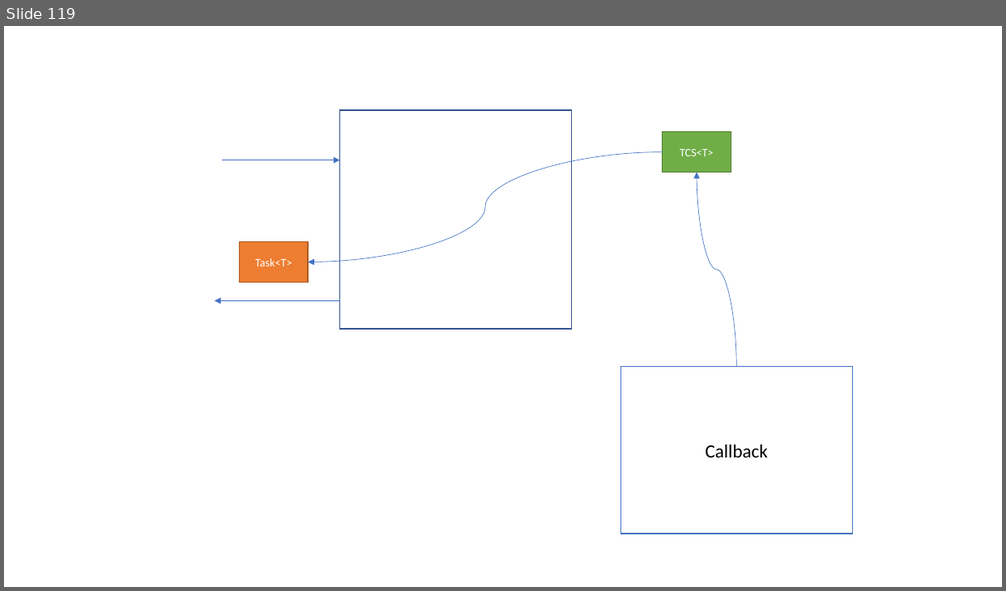
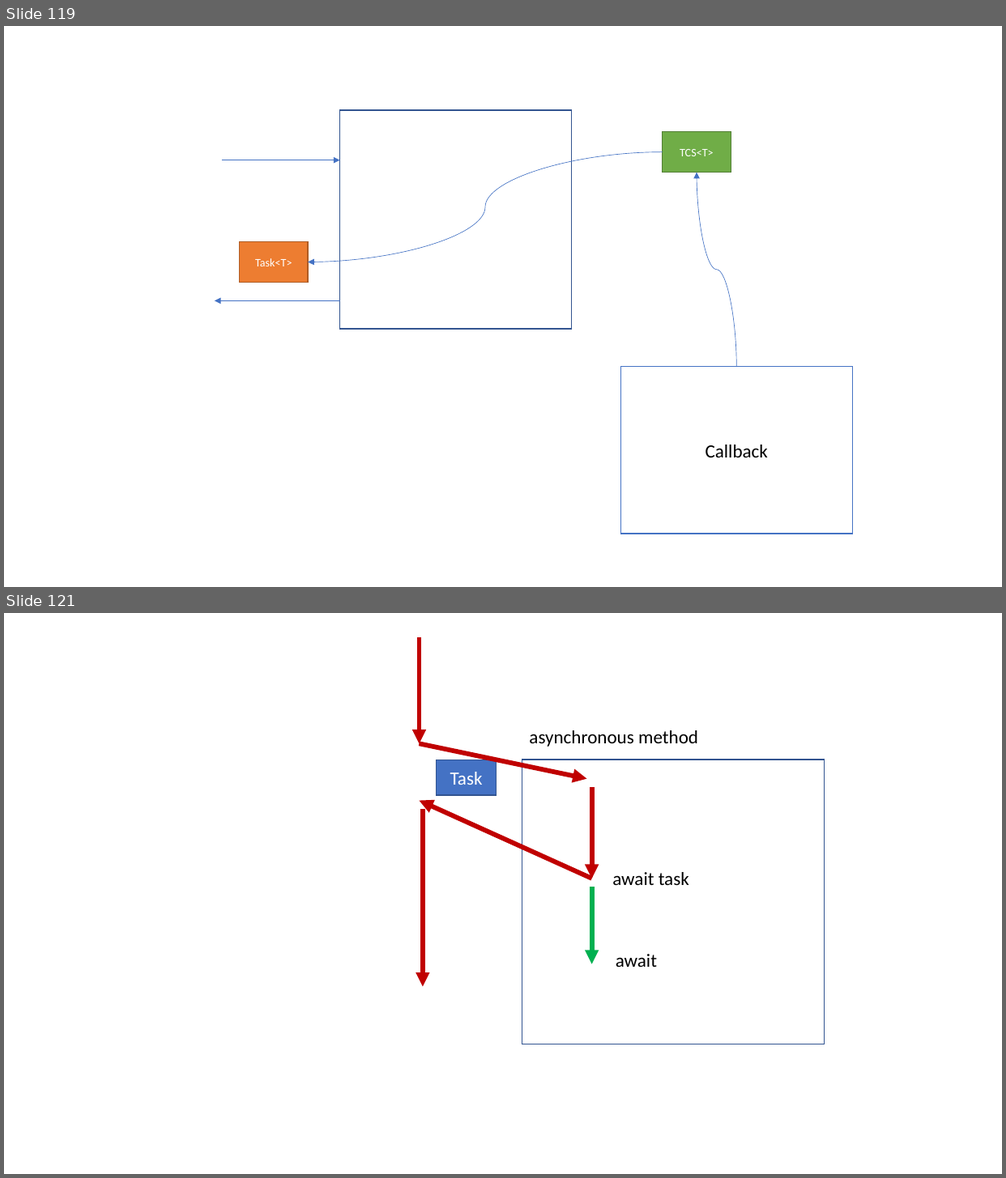
Before and after one commit to isel-leic-pc/s2021v-li51n, a slide deck: docs/threads.pptx. Shown one above the other, each under a label of ours: slide 119 before the commit, slides 119 and 121 after it; the slides between them are not shown. The pictures are 1006x591 and 1006x1178 pixels, drawn with LibreOffice and Linux fonts; fonts in the diff are those of the drawing. Boxes give left, top, right and bottom in pixels: in the first picture for what was removed or moved away, otherwise in the second. Text is boxed around its words. In the diff, an @@ line names an element or a change of style, - is before the commit and + after.

```diff
--- a/docs/threads.pptx
+++ b/docs/threads.pptx
@@ slide 121 added at [4,613,1002,1174], background #FFFFFF @@
@@ arrow added from (420, 637) to (420, 744), #C00000 4.5 pt @@
@@ text added at [529,730,698,747], 18 pt, text #000000 @@
+asynchronous method
@@ arrow added from (420, 744) to (587, 779), #C00000 4.5 pt @@
@@ rectangle added at [437,760,496,795], fill #4472C4, outline #325491 1 pt, 18 pt, text #FFFFFF @@
+Task
@@ rectangle added at [522,760,825,1044], outline #325491 1 pt @@
@@ arrow added from (592, 879) to (420, 801), #C00000 4.5 pt @@
@@ arrow added from (592, 787) to (592, 879), #C00000 4.5 pt @@
@@ arrow added from (423, 809) to (423, 986), #C00000 4.5 pt @@
@@ text added at [612,872,689,885], 18 pt, text #000000 @@
+await task
@@ arrow added from (592, 887) to (592, 964), #00B050 4.5 pt @@
@@ text added at [616,954,657,967], 18 pt, text #000000 @@
+await
```
Also in this commit, not shown: 6 other slides added, 4 other files.
